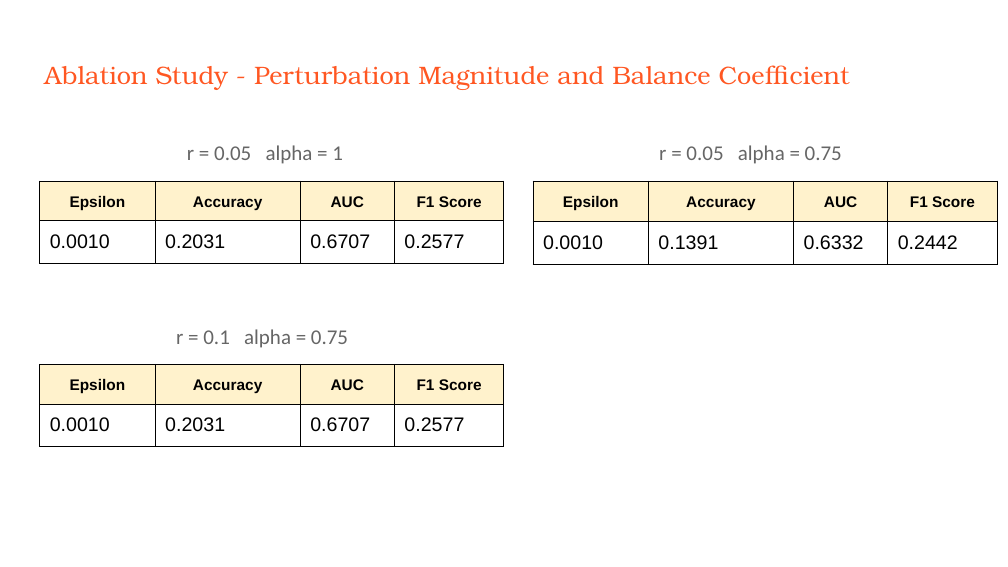
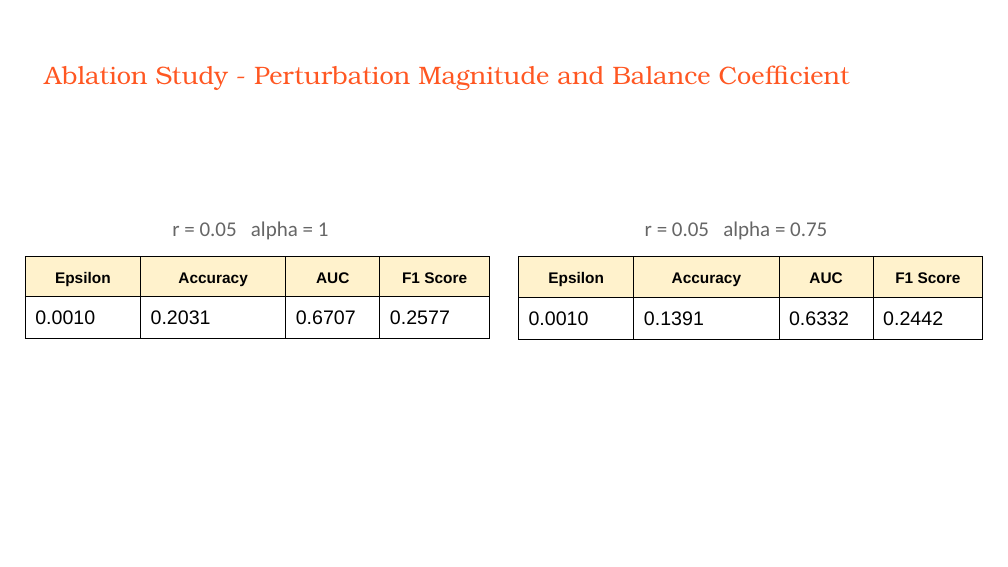
Before and after one commit to lizatskhe/cv-project2, a slide deck: slide 25 of CV2_Alhalawani_Tskhe.pptx. Drawn at 1008x567 pixels with LibreOffice and Linux fonts; fonts in the diff are those of the drawing. Boxes give left, top, right and bottom in pixels: in the first picture for what was removed or moved away, otherwise in the second. Text is boxed around its words. In the diff, an @@ line names an element or a change of style, - is before the commit and + after.

Commit message:
updated presentation

```diff
--- a/CV2_Alhalawani_Tskhe.pptx
+++ b/CV2_Alhalawani_Tskhe.pptx
@@ 2 tables, 2 texts moved together from (x1=39, y1=145, x2=997, y2=512) to (x1=25, y1=221, x2=982, y2=567) @@
@@ text removed at (x1=176, y1=329, x2=348, y2=348) @@
-r = 0.1 alpha = 0.75
@@ table removed at (x1=39, y1=364, x2=503, y2=567), 2 rows, 4 columns @@
-Epsilon | Accuracy | AUC | F1 Score
-0.0010 | 0.2031 | 0.6707 | 0.2577
```
